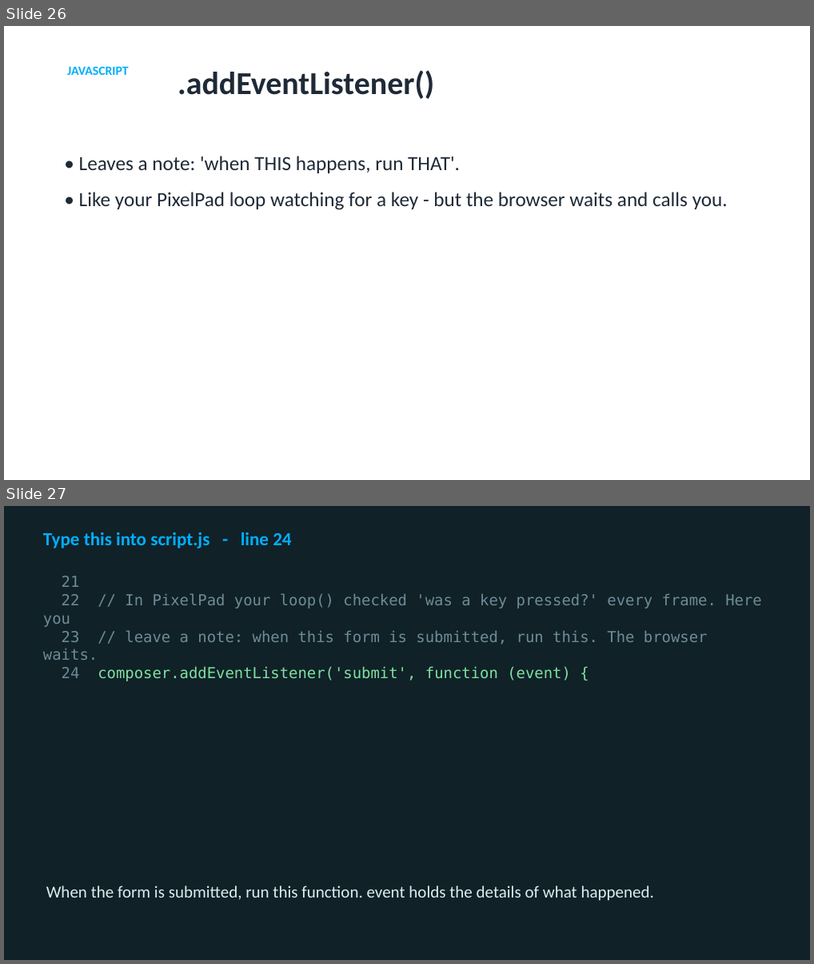
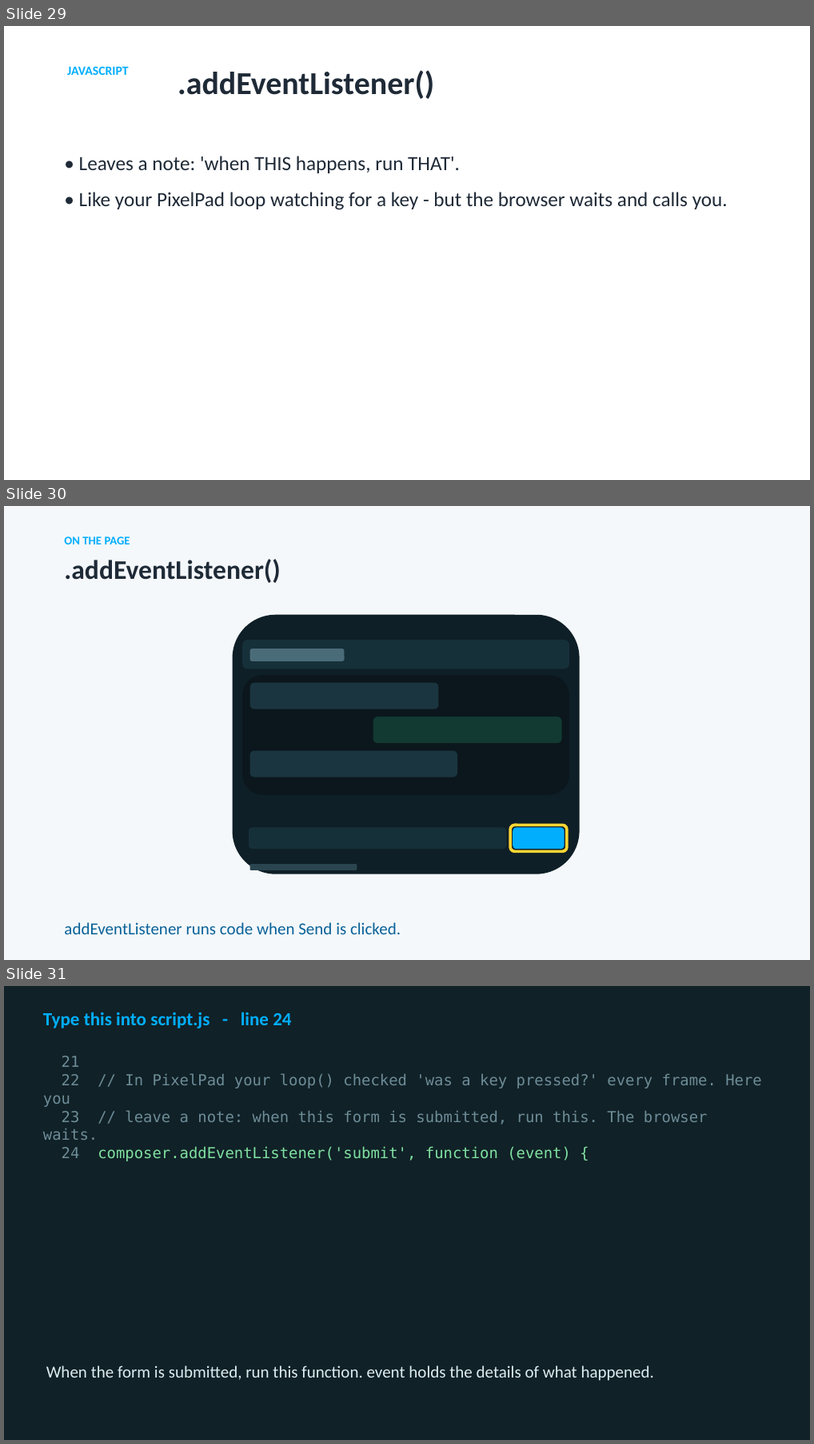
Before and after one commit to utgapps/utgapps.github.io, a slide deck: ai101/slides/week-02.pptx. Shown one above the other, each under a label of ours: slides 26 and 27 before the commit, slides 29, 30 and 31 after it. The pictures are 814x964 and 814x1444 pixels, drawn with LibreOffice and Linux fonts; fonts in the diff are those of the drawing. Boxes give left, top, right and bottom in pixels: in the first picture for what was removed or moved away, otherwise in the second. Text is boxed around its words. In the diff, an @@ line names an element or a change of style, - is before the commit and + after.

```diff
--- a/ai101/slides/week-02.pptx
+++ b/ai101/slides/week-02.pptx
@@ slide 30 added at bbox=[4, 506, 810, 960], background #F4F8FB @@
@@ text added at bbox=[64, 536, 130, 544], 14 pt, text #01AEFD, bold @@
+ON THE PAGE
@@ text added at bbox=[64, 559, 280, 583], 32 pt, text #1F2A37, bold @@
+.addEventListener()
@@ rounded rectangle added at bbox=[233, 615, 580, 874], fill #0F1F27 @@
@@ rounded rectangle added at bbox=[242, 640, 570, 668], fill #16303A @@
@@ rounded rectangle added at bbox=[250, 648, 345, 661], fill #4A6B78 @@
@@ rounded rectangle added at bbox=[242, 675, 570, 795], fill #0B171D @@
@@ rounded rectangle added at bbox=[250, 683, 439, 709], fill #1B3540 @@
@@ rounded rectangle added at bbox=[374, 716, 562, 743], fill #123A32 @@
@@ rounded rectangle added at bbox=[250, 751, 458, 777], fill #1B3540 @@
@@ rounded rectangle added at bbox=[249, 828, 506, 848], fill #16303A @@
@@ rounded rectangle added at bbox=[510, 825, 567, 852], outline #FFD633 3.5 pt @@
@@ rounded rectangle added at bbox=[514, 828, 565, 848], fill #01AEFD @@
@@ rounded rectangle added at bbox=[250, 864, 358, 869], fill #2A4550 @@
@@ text added at bbox=[64, 922, 401, 934], 20 pt, text #0A6299 @@
+addEventListener runs code when Send is clicked.
@@ what was slide 26 is now slide 29 @@
@@ what was slide 27 is now slide 31 @@
```
Also in this commit, not shown: 5 other slides added, 32 other files.
